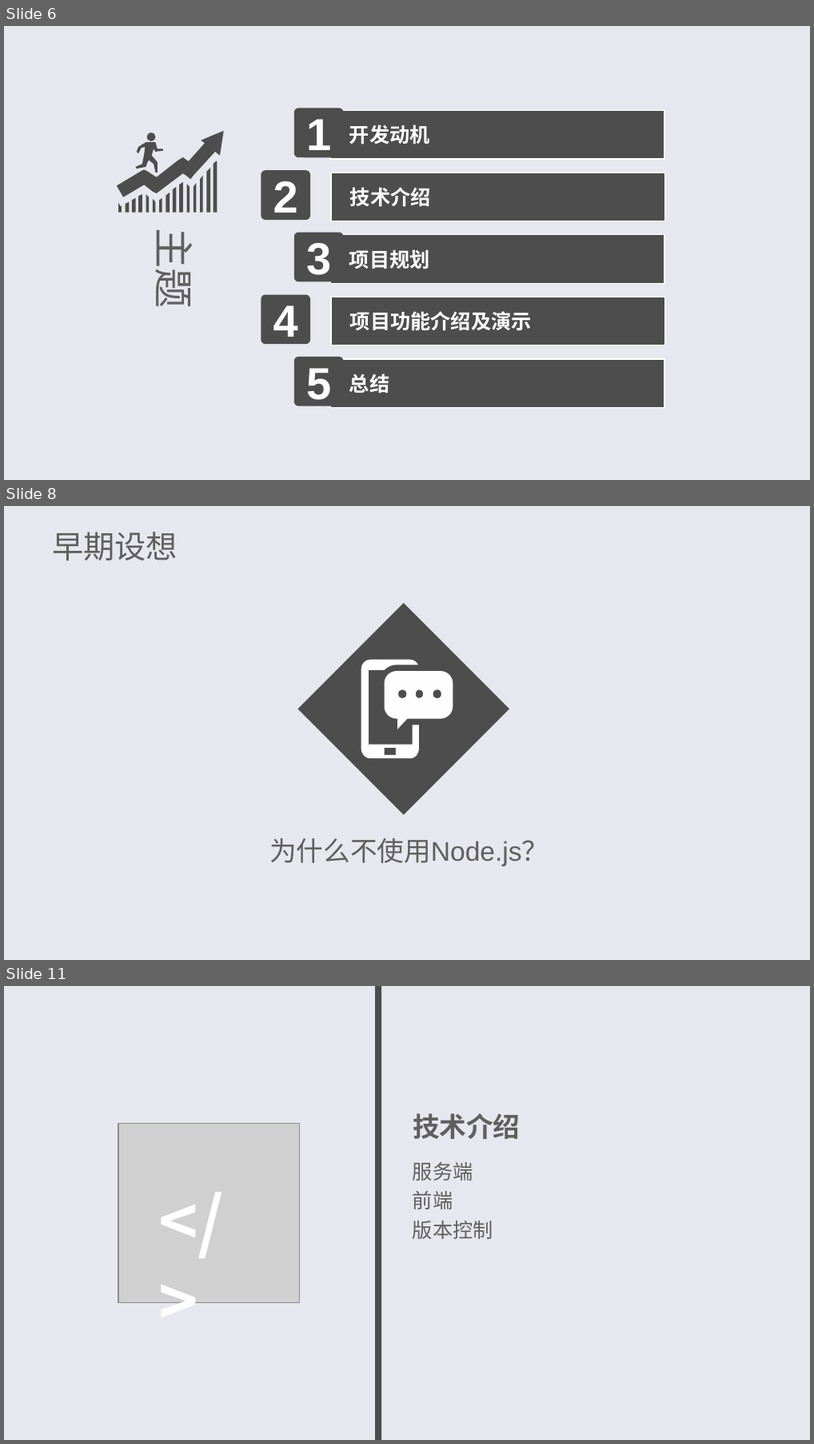
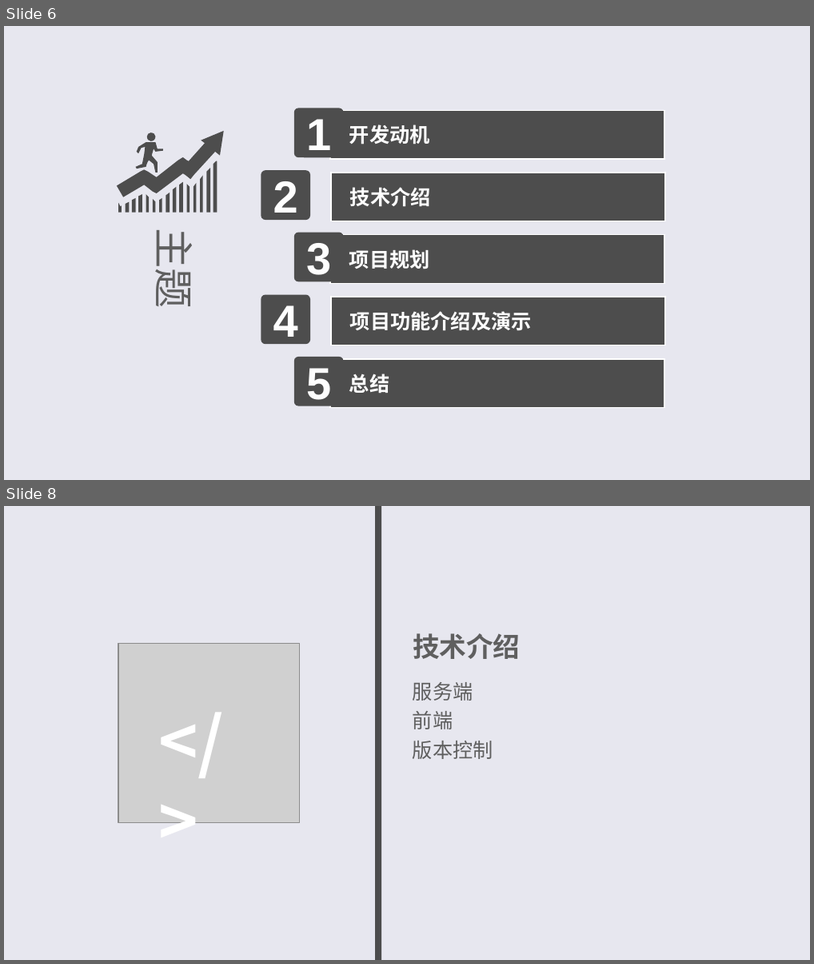
Before and after one commit to bytrix/report, a slide deck: 答辩.ppt. Shown one above the other, each under a label of ours: slides 6, 8 and 11 before the commit, slides 6 and 8 after it; the slides between them are not shown. The pictures are 814x1444 and 814x964 pixels, drawn with LibreOffice and Linux fonts; fonts in the diff are those of the drawing; grey boxes stand for pictures. Boxes give left, top, right and bottom in pixels: in the first picture for what was removed or moved away, otherwise in the second. Text is boxed around its words. In the diff, an @@ line names an element or a change of style, - is before the commit and + after.

```diff
--- a/答辩.ppt
+++ b/答辩.ppt
@@ slide 8 removed at [4, 506, 810, 960], background #E7E7EF @@
@@ title removed at [52, 532, 178, 560] @@
-早期设想
@@ diamond removed at [298, 603, 510, 814] @@
@@ freeform shape removed at [362, 660, 453, 759] @@
@@ text removed at [270, 838, 549, 866] @@
-为什么不使用Node.js？
@@ what was slide 11 is now slide 8 @@
```
Also in this commit, not shown: 2 slides changed, 2 slides added, 4 other slides removed, 1 other file.
